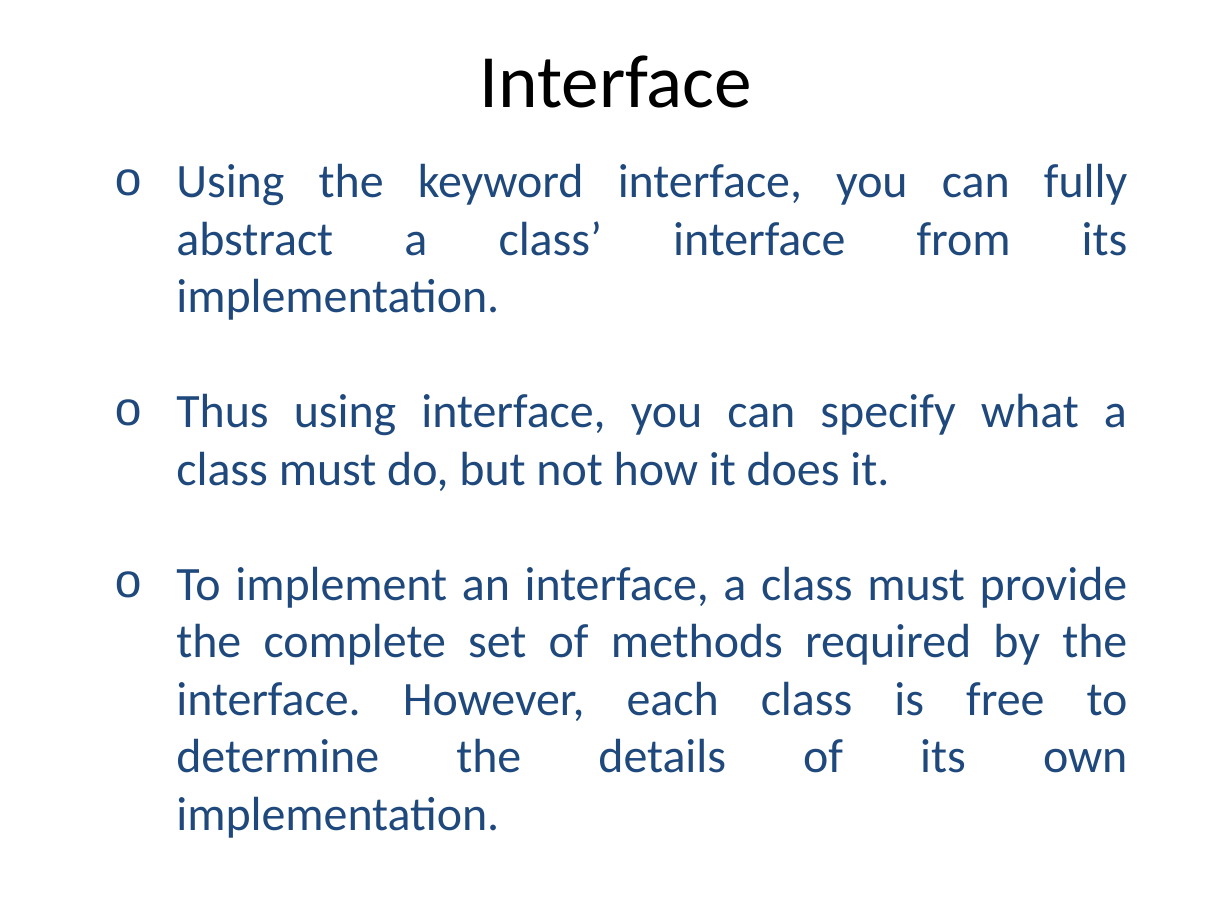
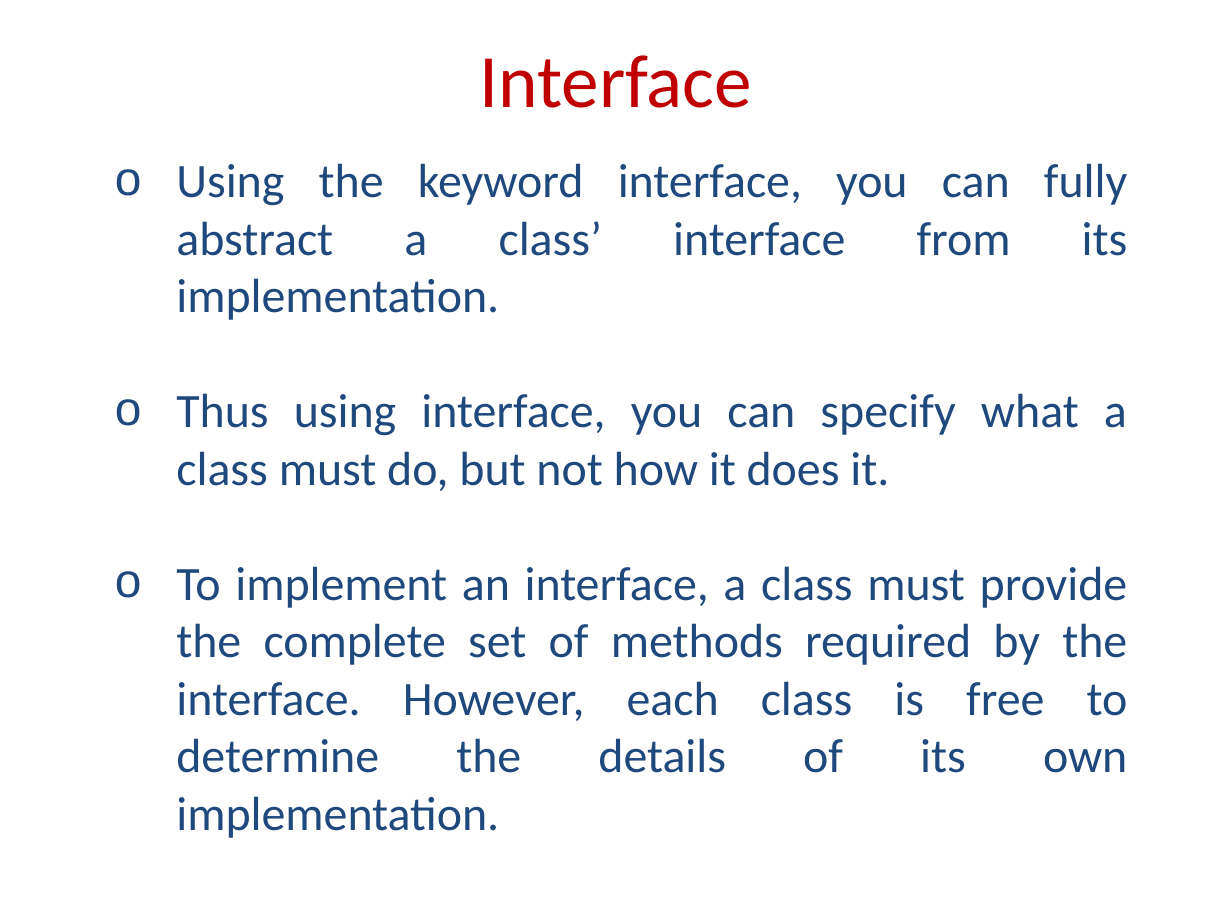
Before and after one commit to nehalsoni23/TypeScript-Training, a slide deck: slide 8 of Object Oriented Programming Training.pptx (slide 7 before the commit). Drawn at 1232x924 pixels with LibreOffice and Linux fonts; fonts in the diff are those of the drawing. Boxes give left, top, right and bottom in pixels: in the first picture for what was removed or moved away, otherwise in the second. Text is boxed around its words. In the diff, an @@ line names an element or a change of style, - is before the commit and + after.

```diff
--- a/Object Oriented Programming Training.pptx
+++ b/Object Oriented Programming Training.pptx
@@ title "Interface" at <box>479,55,752,108</box>: text colour #000000 to #C00000 @@
```
Also in this commit, not shown: 14 other slides changed, 4 slides added, 3 other files.
